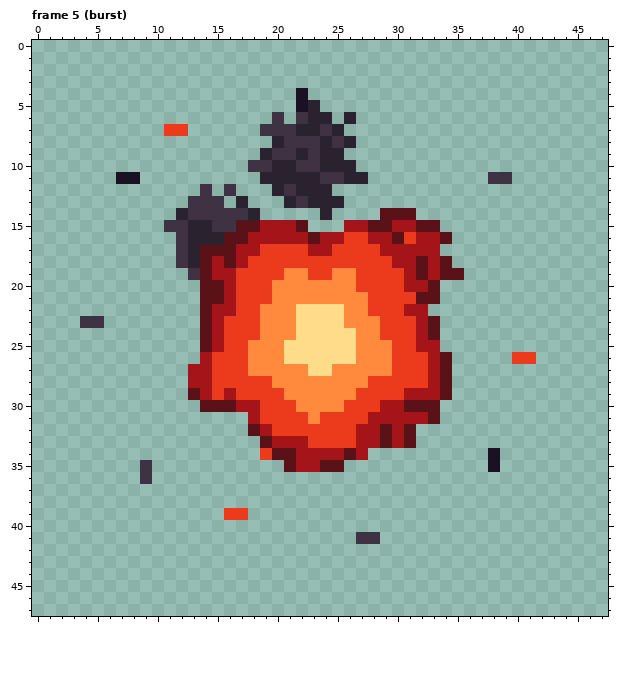
Pixel-art file: assets/source/vfx/explosion/vfx_01.ase. The picture above is the old version.
48x48 pixels, 12 frames. Colours within 5 levels of each other are drawn and written as one. Shown: frame 5 (burst). The commit also changed other frames, which this record leaves out.
And afterwards:
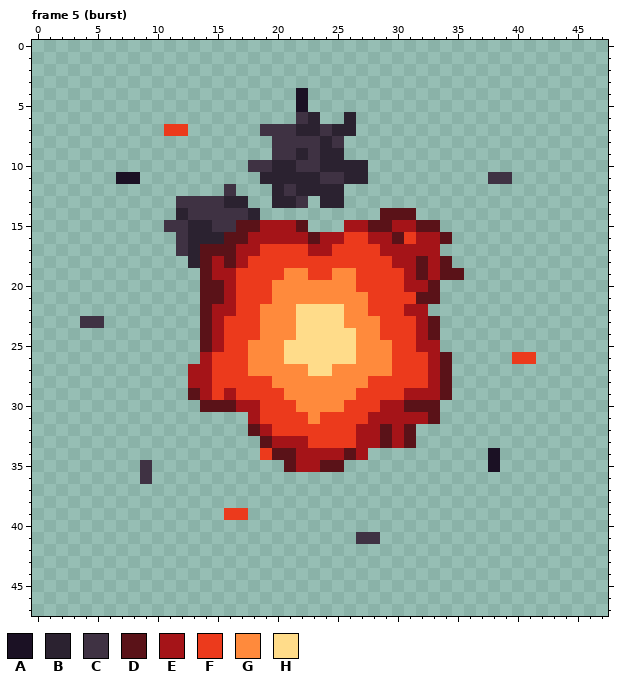
Palette (. is transparent): A #1b1124  B #2b2230  C #3f3243  D #5a1218  E #a51418  F #ec3a1c  G #ff8a3c  H #ffdc8a
The exact change:
Frame 5 (burst):
y 5: x 23 B -> .
y 6: x 20 C -> .; x 24 B -> .
y 7: x 26 . -> B
y 8: x 20 B -> C; x 26 B -> .
y 9: x 19 B -> .
y 10: x 27 . -> B
y 12: x 14 C -> .; x 25 . -> B
y 13: x 12 . -> C; x 16 . -> B; x 20 . -> B; x 23 B -> .
y 14: x 24 B -> .
y 18: x 12 C -> .
y 19: x 13 C -> .
